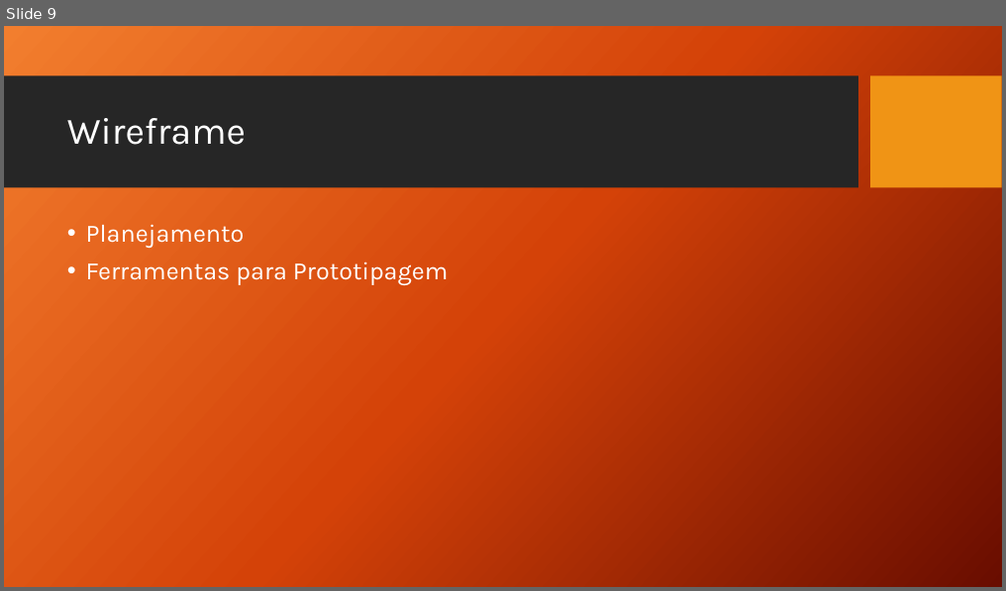
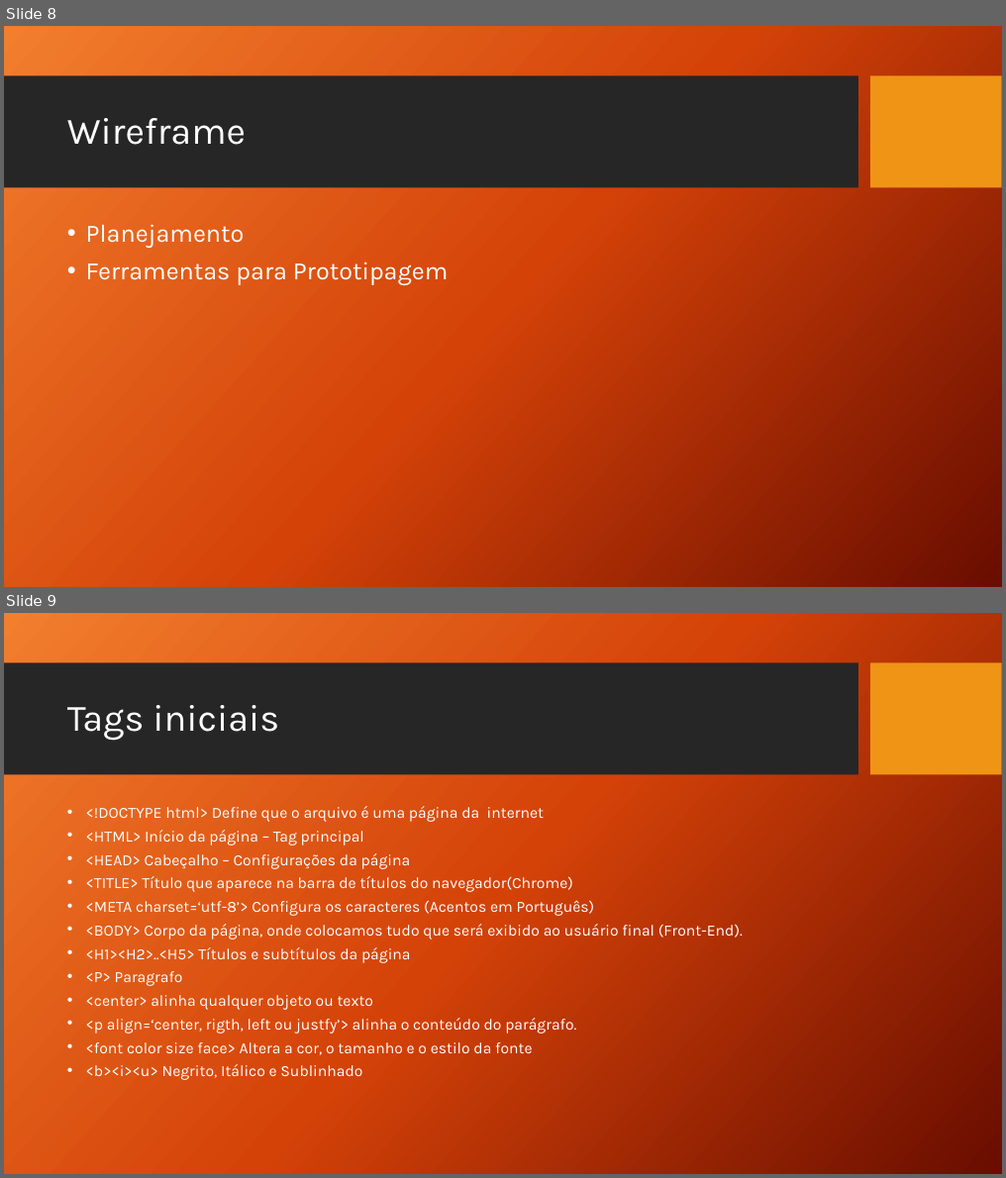
Before and after one commit to wellifabio/senai2021, a slide deck: 1des/lima/aula01/IntroducaoMarcacao.pptx. Shown one above the other, each under a label of ours: slide 9 before the commit, slides 8 and 9 after it. The pictures are 1006x591 and 1006x1178 pixels, drawn with LibreOffice and Linux fonts; fonts in the diff are those of the drawing; background and template pictures are left out. Boxes give left, top, right and bottom in pixels: in the first picture for what was removed or moved away, otherwise in the second. Text is boxed around its words. In the diff, an @@ line names an element or a change of style, - is before the commit and + after.

```diff
--- a/1des/lima/aula01/IntroducaoMarcacao.pptx
+++ b/1des/lima/aula01/IntroducaoMarcacao.pptx
@@ slide 9 added at (4, 613, 1002, 1174), background picture (left out); not listed: 2 template elements that a slide beside it also shows @@
@@ title added at (67, 705, 279, 740), 36 pt, text #FFFFFF @@
+Tags iniciais
@@ text added at (86, 806, 743, 1080), 15 pt, text #FFFFFF @@
+• <!DOCTYPE html> Define que o arquivo é uma página da internet
+• <HTML> Início da página – Tag principal
+• <HEAD> Cabeçalho – Configurações da página
+• <TITLE> Título que aparece na barra de títulos do navegador(Chrome)
+• <META charset=‘utf-8’> Configura os caracteres (Acentos em Português)
+• <BODY> Corpo da página, onde colocamos tudo que será exibido ao usuário final (Front-End).
+• <H1><H2>..<H5> Títulos e subtítulos da página
+• <P> Paragrafo
+• <center> alinha qualquer objeto ou texto
+• <p align=‘center, rigth, left ou justfy’> alinha o conteúdo do parágrafo.
+• <font color size face> Altera a cor, o tamanho e o estilo da fonte
+• <b><i><u> Negrito, Itálico e Sublinhado
@@ what was slide 9 is now slide 8 @@
```
Also in this commit, not shown: 3 other files.
